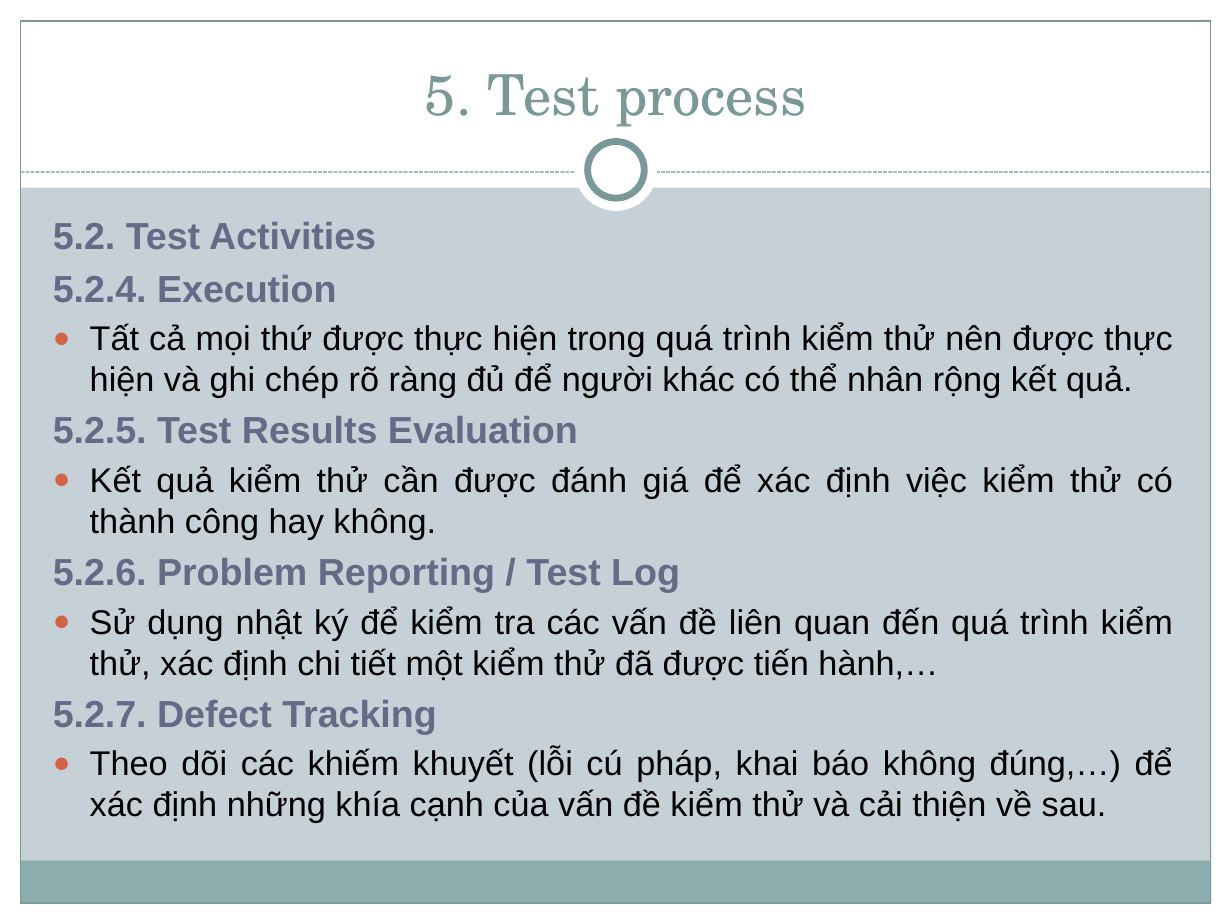
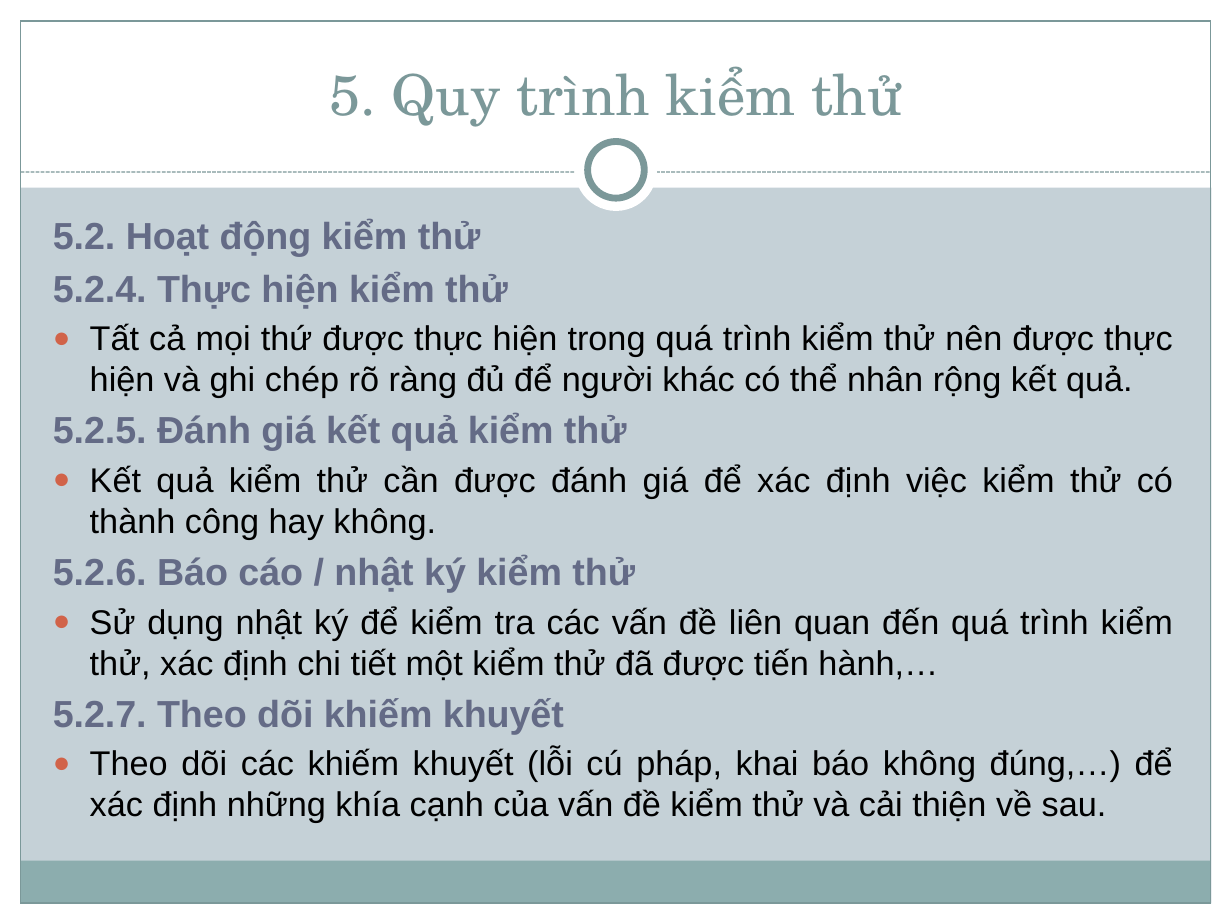
Before and after one commit to thienphamvan/chapter4, a slide deck: slide 28 of Slide/Chap 4 - Sofware Testing.pptx. Drawn at 1232x924 pixels with LibreOffice and Linux fonts; fonts in the diff are those of the drawing. Boxes give left, top, right and bottom in pixels: in the first picture for what was removed or moved away, otherwise in the second. Text is boxed around its words. In the diff, an @@ line names an element or a change of style, - is before the commit and + after.

```diff
--- a/Slide/Chap 4 - Sofware Testing.pptx
+++ b/Slide/Chap 4 - Sofware Testing.pptx
@@ title at [329,66,902,127]: text changed @@
-5. Test process
+5. Quy trình kiểm thử
@@ text at [53,219,508,309]: text changed @@
-  5.2. Test Activities
-  5.2.4. Execution
+  5.2. Hoạt động kiểm thử
+  5.2.4. Thực hiện kiểm thử
@@ text at [53,414,627,451]: text changed @@
-  5.2.5. Test Results Evaluation
+  5.2.5. Đánh giá kết quả kiểm thử
@@ text at [53,555,635,592]: text changed @@
-  5.2.6. Problem Reporting / Test Log
+  5.2.6. Báo cáo / nhật ký kiểm thử
@@ text at [53,698,564,734]: text changed @@
-  5.2.7. Defect Tracking
+  5.2.7. Theo dõi khiếm khuyết
```
Also in this commit, not shown: 9 other slides changed.
